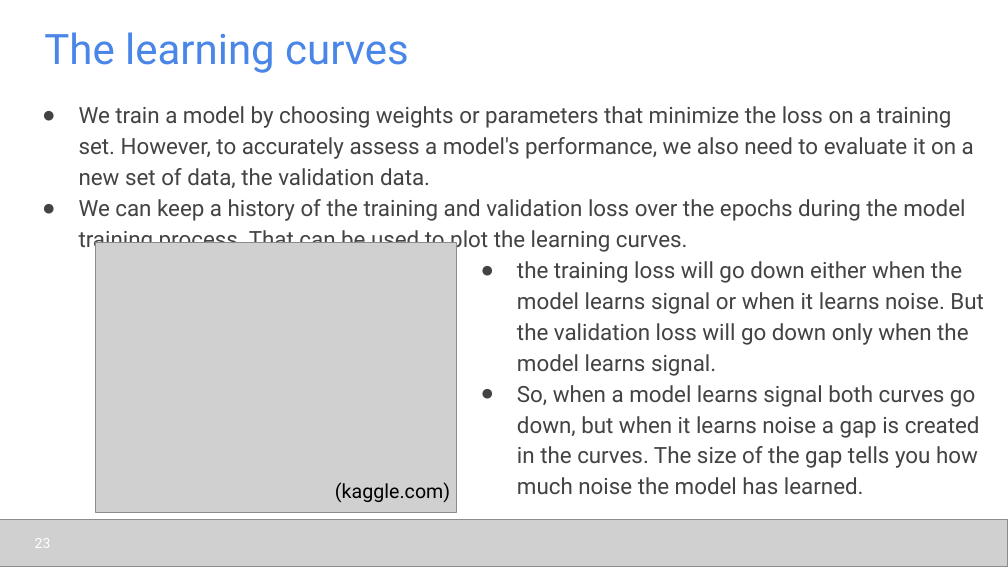
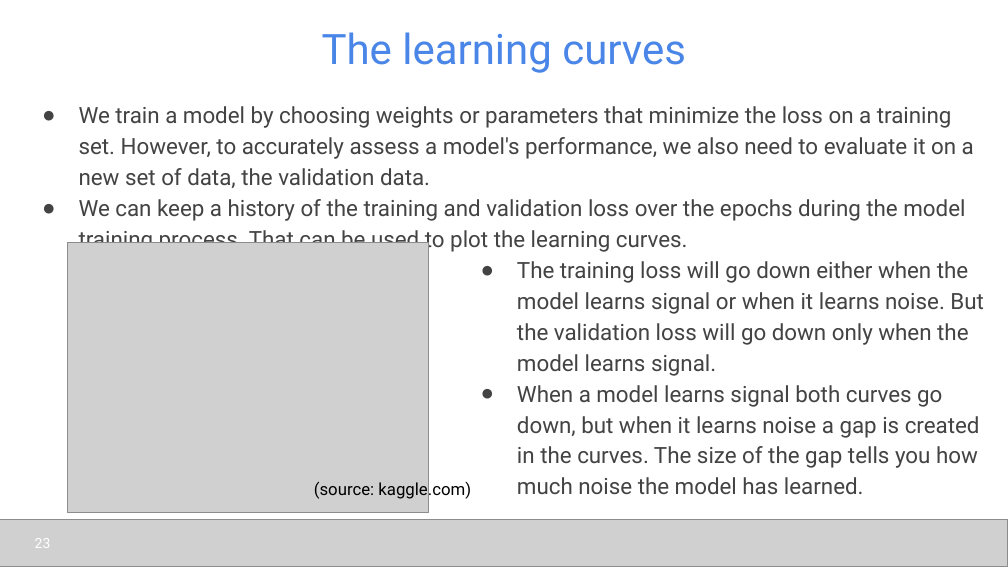
Before and after one commit to udel-cbcb/al_ml_workshop, a slide deck: slide 23 of Day_5/Lectures/Day_5_Lecture_1_Introduction_to_Deep_Learning.pptx. Drawn at 1008x567 pixels with LibreOffice and Linux fonts; fonts in the diff are those of the drawing; grey boxes stand for pictures. Boxes give left, top, right and bottom in pixels: in the first picture for what was removed or moved away, otherwise in the second. Text is boxed around its words. In the diff, an @@ line names an element or a change of style, - is before the commit and + after.

```diff
--- a/Day_5/Lectures/Day_5_Lecture_1_Introduction_to_Deep_Learning.pptx
+++ b/Day_5/Lectures/Day_5_Lecture_1_Introduction_to_Deep_Learning.pptx
@@ title "The learning curves" at [322,32,686,73]: alignment left to centre @@
@@ picture: place and size @@
-picture at [96,242,457,512]
+picture at [68,242,428,512]
@@ text at [517,261,984,494]: text changed @@
-● the training loss will go down either when the model learns signal or when it learns noise. But the validation loss will go down only when the model learns signal.
-● So, when a model learns signal both curves go down, but when it learns noise a gap is created in the curves. The size of the gap tells you how much noise the model has learned.
+● The training loss will go down either when the model learns signal or when it learns noise. But the validation loss will go down only when the model learns signal.
+● When a model learns signal both curves go down, but when it learns noise a gap is created in the curves. The size of the gap tells you how much noise the model has learned.
@@ text at [314,480,471,500]: text changed; size 14 to 12 pt @@
-(kaggle.com)
+(source: kaggle.com)
```
Also in this commit, not shown: 25 other slides changed, 1 slide added, 3 other files.
